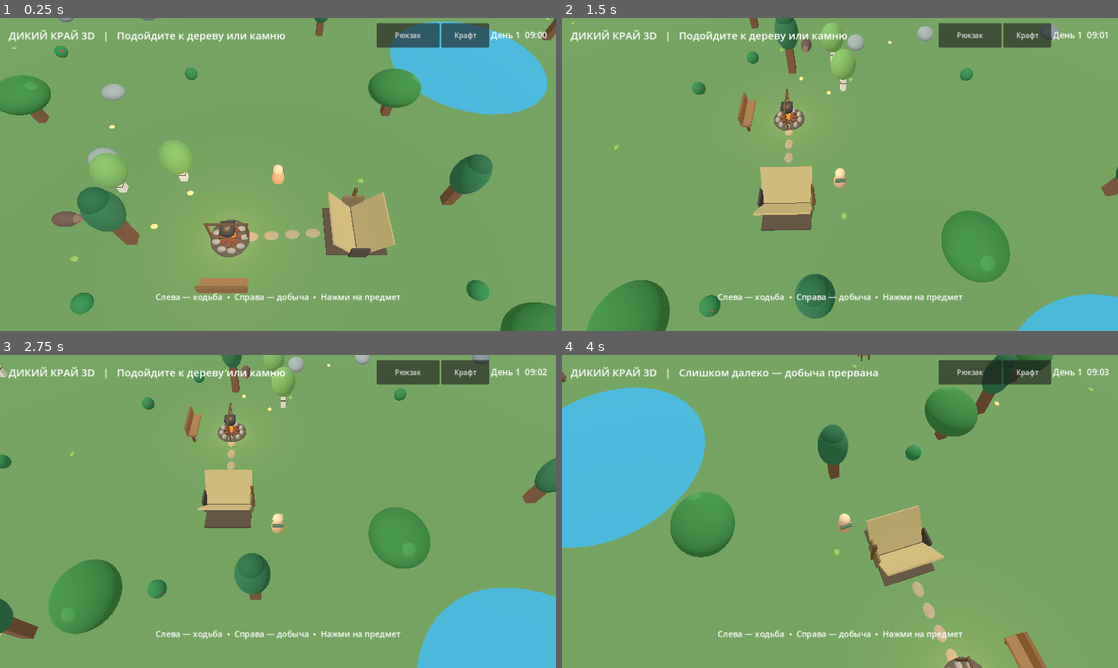
Above: before the commit, frames 1-4 (two rows, left to right).
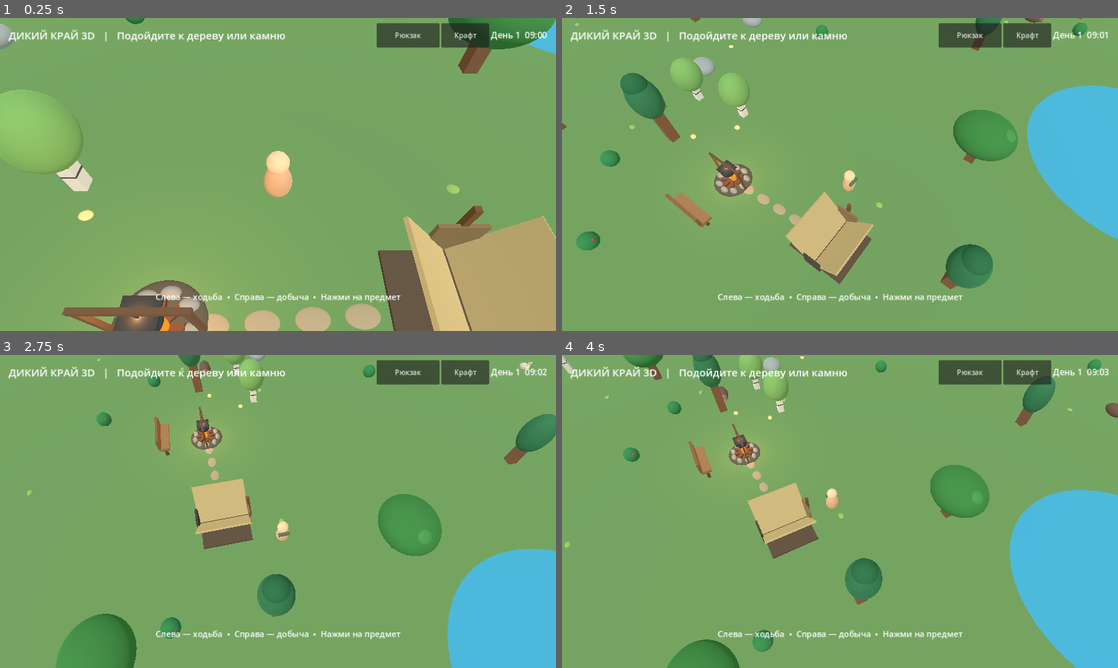
Above: after the commit, the same moments.

Repository: hjz2tz7cgv-ctrl/DikiyKrayGodot
Game: Godot game, scene res://scenes/main.tscn
Same seed, same stepped clock (60 frames per second), same inputs: the game is played once before the commit and once after it.
Inputs (mouse positions are in pixels of both pictures, inside the frame that each line leads up to):
- Up to frame 1 (0.25 s): no input
- Up to frame 2 (1.5 s): move the mouse to (962, 158) at 0.52 s; hold Right (ui_right) 0.53-1.25 s; click (962, 158) at 0.67 s; drag from (728, 190) to (812, 237) at 1.27 s
- Up to frame 3 (2.75 s): move the mouse to (333, 442) at 2.02 s; hold Right (ui_right) from 2.03 s (still down)
- Up to frame 4 (4 s): release Right (ui_right) at 2.75 s; drag from (812, 574) to (673, 464) at 2.77 s; move the mouse to (1006, 558) at 3.52 s; hold Left (ui_left) from 3.53 s (still down)

The runs differ from the first frame. In frame 1, 33% of the frame differs, in the area x 0-100%, y 0-100%; in frame 2, 25%; in frame 3, 16%; in frame 4, 36%.

Commit message:
Add files via upload

Diff:
--- a/scripts/main.gd
+++ b/scripts/main.gd
@@ -15,6 +15,7 @@
 var desired_camera_yaw := 0.0
 var camera_focus := Vector3.ZERO
 var camera_initialized := false
+var camera_follow_yaw := 0.0
 var player_visual: Node3D
 var player_facing := 0.0
 const FIRE_POS := Vector2(-3.0, 4.0)
@@ -292,21 +293,25 @@
 func _position_camera(delta: float = 0.0) -> void:
     if camera == null or player == null or player_visual == null:
         return
-    # Камера закреплена позади направления взгляда персонажа.
-    # Нет отдельного угла камеры и нет самостоятельного доворота вокруг игрока.
+    # Камера смотрит за спину персонажа, но её угол сглаживается отдельно.
+    # Джойстик не вращает камеру напрямую.
     var facing: float = player_visual.rotation.y
-    var backward := Vector3(-sin(facing), 0.0, cos(facing))
     var target_focus := player.global_position + Vector3(0.0, 0.35, 0.0)
-    var target_position := target_focus + backward * camera_distance * camera_tilt + Vector3.UP * camera_distance
-    if not camera_initialized or delta <= 0.0:
+    if not camera_initialized:
+        camera_follow_yaw = facing
         camera_focus = target_focus
+        camera_initialized = true
+    elif delta > 0.0:
+        # Плавный доворот даже при резком развороте персонажа на 180 градусов.
+        camera_follow_yaw = lerp_angle(camera_follow_yaw, facing, 1.0 - exp(-1.35 * delta))
+        camera_focus = camera_focus.lerp(target_focus, 1.0 - exp(-3.0 * delta))
+    var backward := Vector3(-sin(camera_follow_yaw), 0.0, cos(camera_follow_yaw))
+    var target_position := camera_focus + backward * camera_distance * camera_tilt + Vector3.UP * camera_distance
+    if delta <= 0.0:
+        # Масштабирование двумя пальцами меняет расстояние сразу, без рывка угла.
         camera.global_position = target_position
-        camera_initialized = true
     else:
-        var follow_weight := 1.0 - exp(-5.0 * delta)
-        camera_focus = camera_focus.lerp(target_focus, follow_weight)
-        camera.global_position = camera.global_position.lerp(target_position, follow_weight)
-    # Поворот камеры определяется только её позицией относительно персонажа.
+        camera.global_position = camera.global_position.lerp(target_position, 1.0 - exp(-2.4 * delta))
     camera.look_at(camera_focus, Vector3.UP)
 
 func _is_lake(pos: Vector2, margin := 0.0) -> bool:
